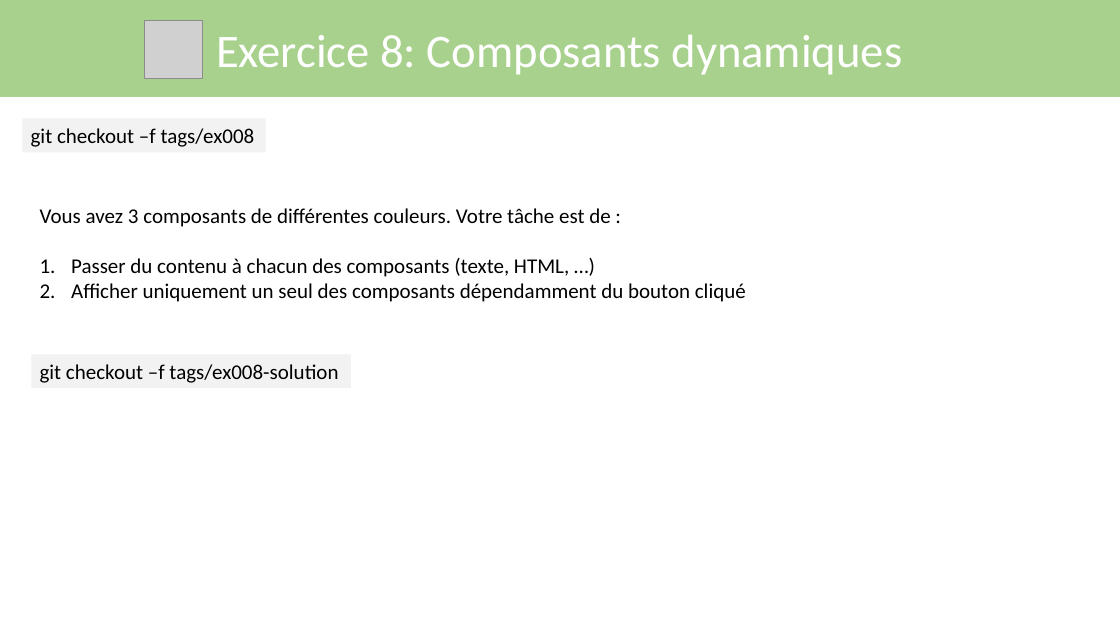
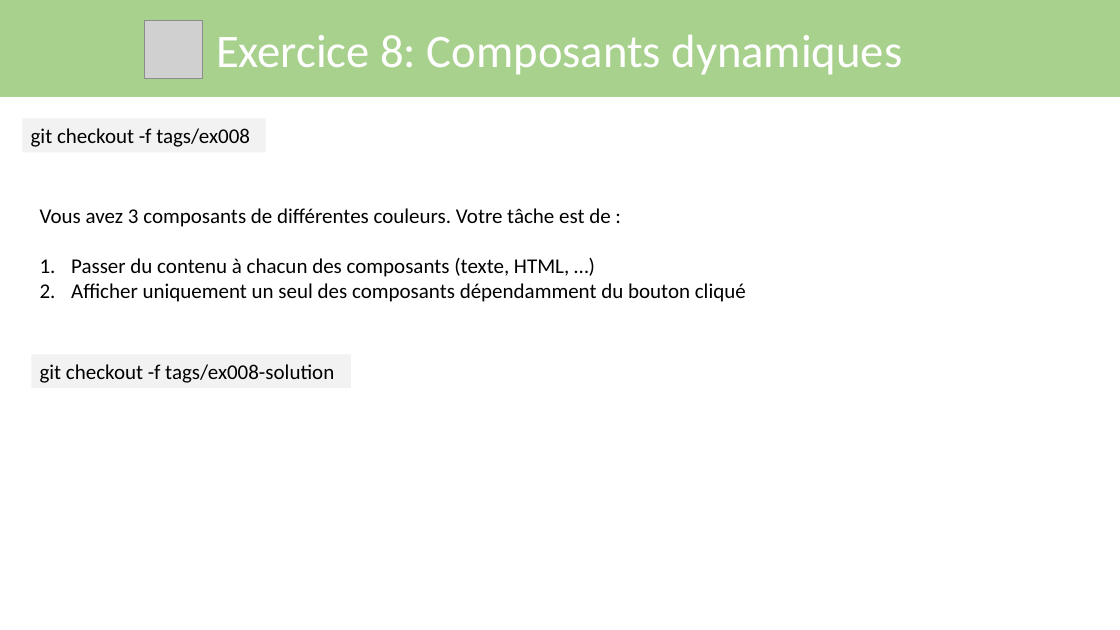
Before and after one commit to asebban/training-vuejs, a slide deck: slide 92 of Support Formation VueJS.pptx. Drawn at 1120x630 pixels with LibreOffice and Linux fonts; fonts in the diff are those of the drawing; grey boxes stand for pictures. Boxes give left, top, right and bottom in pixels: in the first picture for what was removed or moved away, otherwise in the second. Text is boxed around its words. In the diff, an @@ line names an element or a change of style, - is before the commit and + after.

```diff
--- a/Support Formation VueJS.pptx
+++ b/Support Formation VueJS.pptx
@@ text in rectangle at box(31, 128, 250, 147): text changed @@
-git checkout –f tags/ex008
+git checkout -f tags/ex008
@@ text in rectangle at box(40, 364, 334, 383): text changed @@
-git checkout –f tags/ex008-solution
+git checkout -f tags/ex008-solution
```
Also in this commit, not shown: 80 other slides changed.
